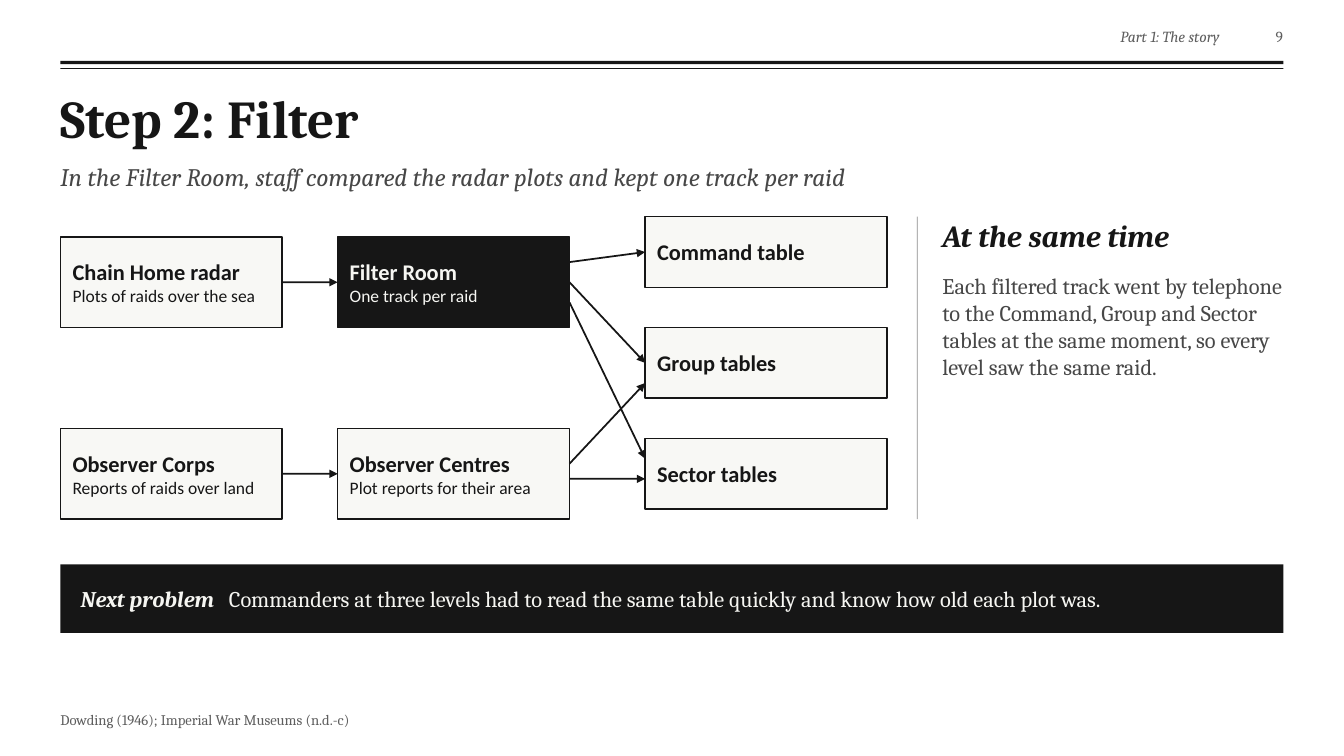
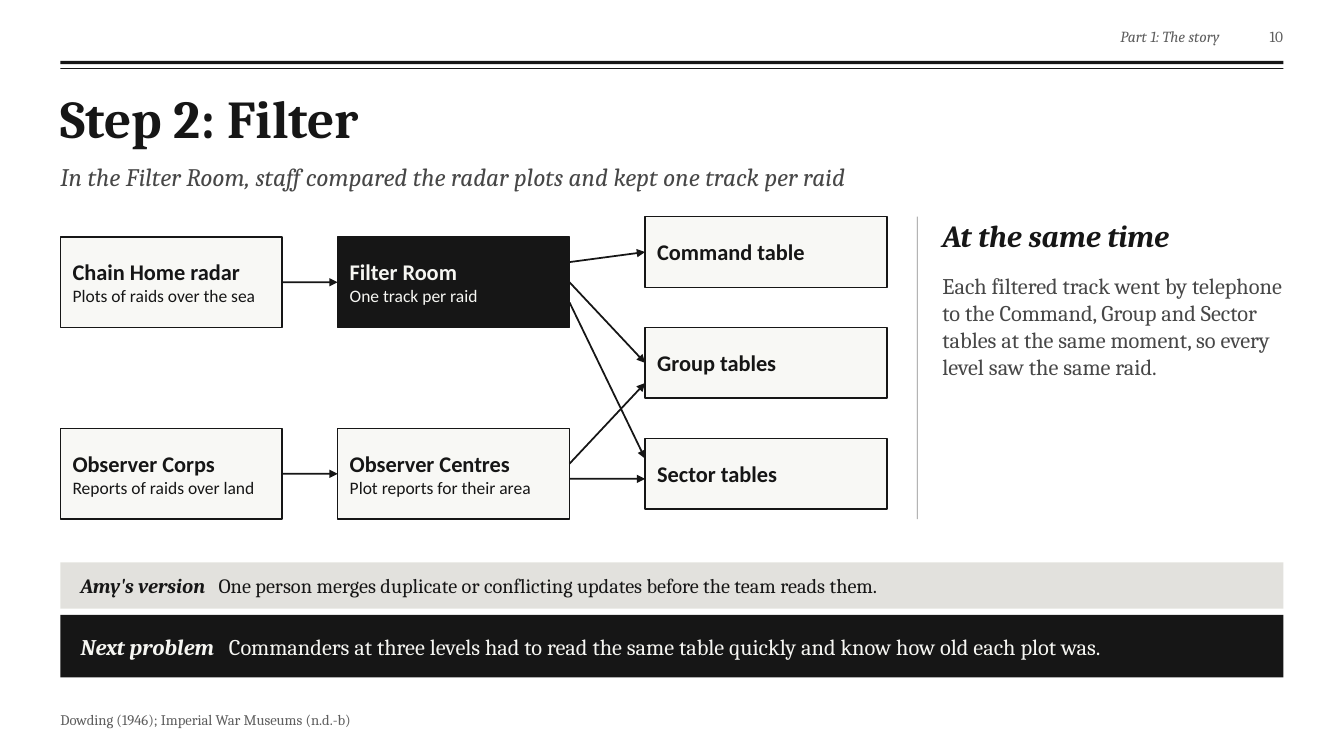
Before and after one commit to fengyiqicoder/fumadocs, a slide deck: slide 10 of dowding-presentation/Dowding_Effective_Communication.pptx (slide 9 before the commit). Drawn at 1344x756 pixels with LibreOffice and Linux fonts; fonts in the diff are those of the drawing; background and template pictures are left out. Boxes give left, top, right and bottom in pixels: in the first picture for what was removed or moved away, otherwise in the second. Text is boxed around its words. In the diff, an @@ line names an element or a change of style, - is before the commit and + after.

```diff
--- a/dowding-presentation/Dowding_Effective_Communication.pptx
+++ b/dowding-presentation/Dowding_Effective_Communication.pptx
@@ page number at <box>1270,31,1284,42</box>: text changed @@
-9
+10
@@ rectangle: place and size @@
-rectangle at <box>60,565,1284,633</box>
+rectangle at <box>60,563,1284,609</box>
@@ rectangle at <box>60,563,1284,609</box>: fill #161616 to #D9D8D2 at 75% opacity @@
@@ text added at <box>81,578,878,598</box>, 14.5 pt, text #161616 @@
+Amy's version One person merges duplicate or conflicting updates before the team reads them.
@@ rectangle added at <box>60,615,1284,678</box>, fill #161616 @@
@@ text "Next problem Commanders at three ...": place and size @@
-text "Next problem Commanders at three ..." at <box>81,591,1101,612</box>
+text "Next problem Commanders at three ..." at <box>81,639,1101,660</box>
@@ text at <box>60,715,351,728</box>: text changed @@
-Dowding (1946); Imperial War Museums (n.d.-c)
+Dowding (1946); Imperial War Museums (n.d.-b)
```
Also in this commit, not shown: 21 other slides changed, 2 slides added, 4 slides removed, 2 other files.
